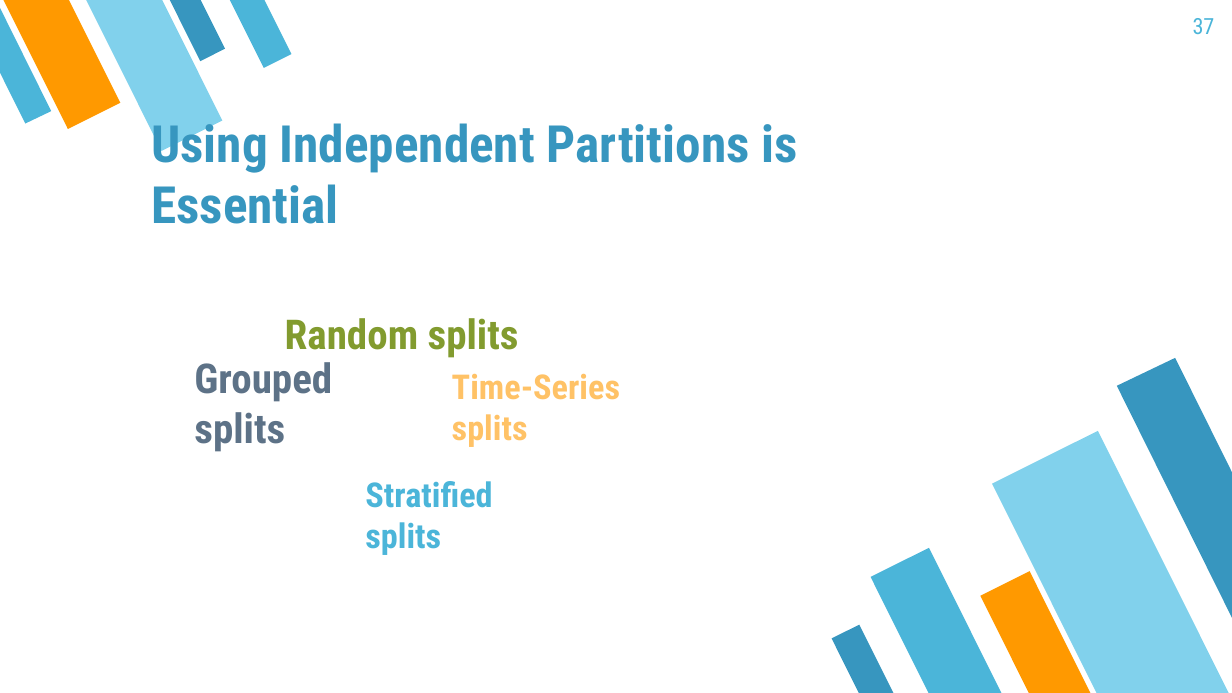
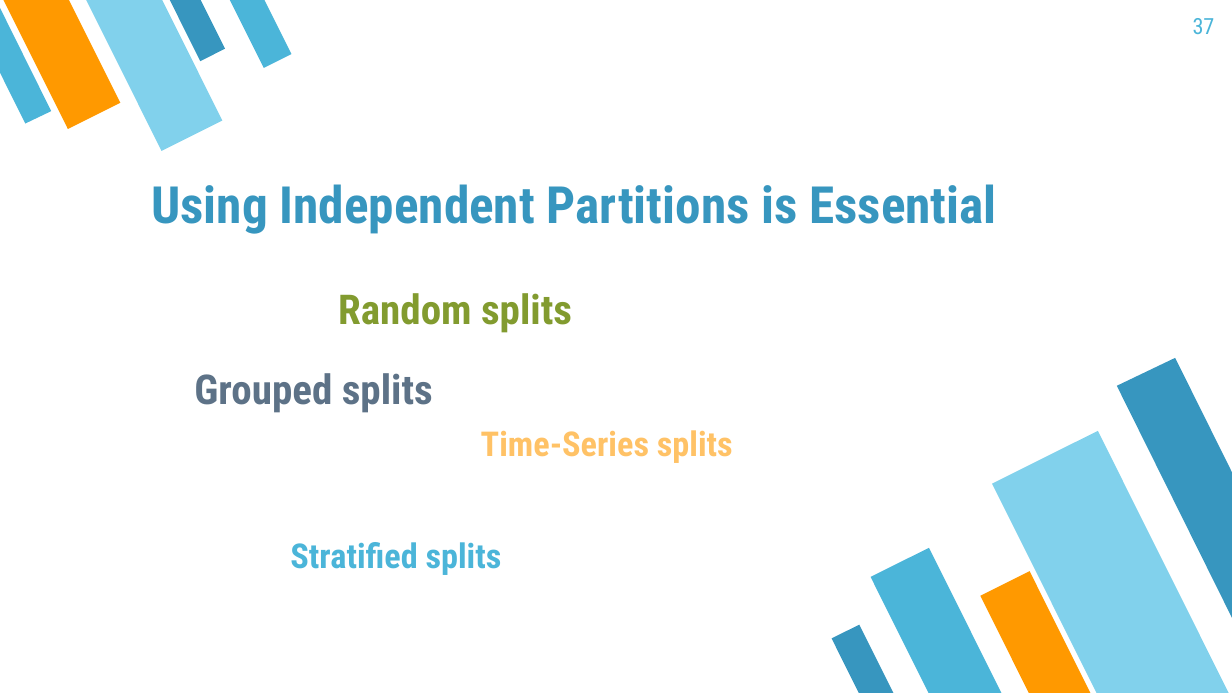
Before and after one commit to mayer79/ml_lecture, a slide deck: slide 37 of slides/ML_Lecture.pptx. Drawn at 1232x693 pixels with LibreOffice and Linux fonts; fonts in the diff are those of the drawing. Boxes give left, top, right and bottom in pixels: in the first picture for what was removed or moved away, otherwise in the second. Text is boxed around its words. In the diff, an @@ line names an element or a change of style, - is before the commit and + after.

```diff
--- a/slides/ML_Lecture.pptx
+++ b/slides/ML_Lecture.pptx
@@ title "Using Independent Partitions is Essential" rewrapped from box(151, 115, 797, 224) to box(151, 184, 996, 234) @@
@@ text "Random splits": place and size @@
-text "Random splits" at box(285, 318, 519, 358)
+text "Random splits" at box(338, 293, 572, 333)
@@ text "Grouped splits" rewrapped from box(194, 362, 332, 452) to box(194, 373, 433, 413) @@
@@ text "Time-Series splits" rewrapped from box(452, 374, 620, 447) to box(481, 430, 733, 463) @@
@@ text "Stratified splits" rewrapped from box(365, 481, 492, 555) to box(290, 542, 502, 575) @@
```
Also in this commit, not shown: 18 other slides changed.
